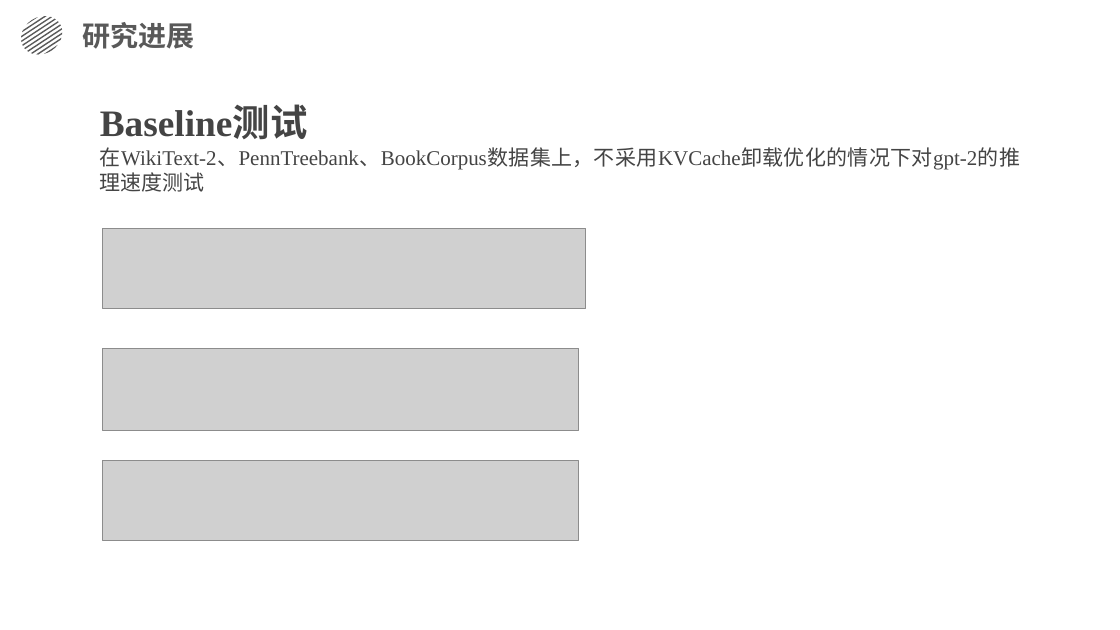
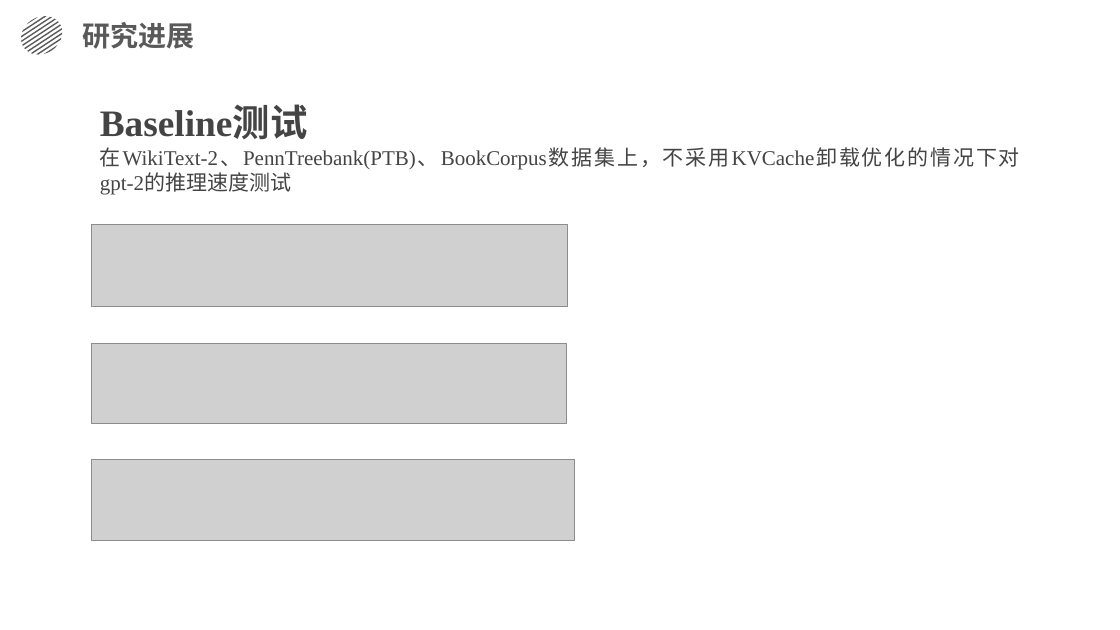
Before and after one commit to PEKKARam/Transformers_Inference_Optimization, a slide deck: slide 8 of 大模型KVcache优化方法研究/中期/《大模型KVCache卸载优化》中期答辩.pptx. Drawn at 1120x630 pixels with LibreOffice and Linux fonts; fonts in the diff are those of the drawing; grey boxes stand for pictures. Boxes give left, top, right and bottom in pixels: in the first picture for what was removed or moved away, otherwise in the second. Text is boxed around its words. In the diff, an @@ line names an element or a change of style, - is before the commit and + after.

```diff
--- a/大模型KVcache优化方法研究/中期/《大模型KVCache卸载优化》中期答辩.pptx
+++ b/大模型KVcache优化方法研究/中期/《大模型KVCache卸载优化》中期答辩.pptx
@@ text at [100,147,1020,195]: text changed @@
-在WikiText-2、PennTreebank、BookCorpus数据集上，不采用KVCache卸载优化的情况下对gpt-2的推理速度测试
+在WikiText-2、PennTreebank(PTB)、BookCorpus数据集上，不采用KVCache卸载优化的情况下对gpt-2的推理速度测试
@@ picture: place and size @@
-picture at [103,348,579,430]
+picture at [92,224,568,307]
@@ picture: place and size @@
-picture at [103,460,578,540]
+picture at [92,344,567,423]
@@ picture: place and size @@
-picture at [103,229,586,309]
+picture at [92,460,575,540]
```
Also in this commit, not shown: 2 other slides changed, 1 slide removed, 1 other file.
